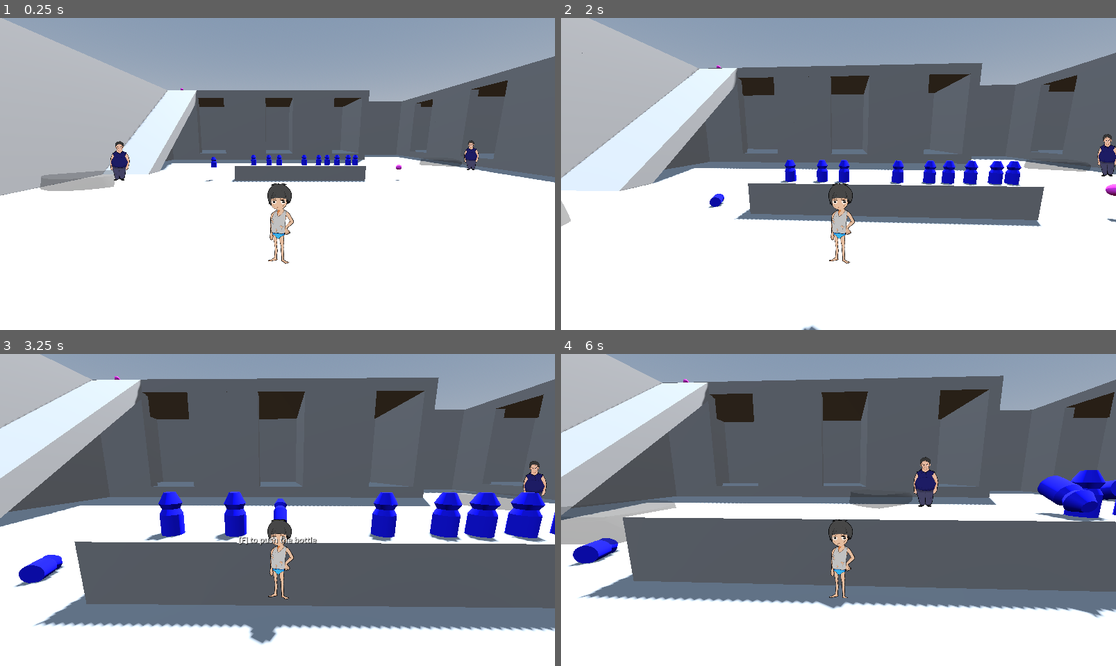
Above: before the commit, frames 1-4 (two rows, left to right).
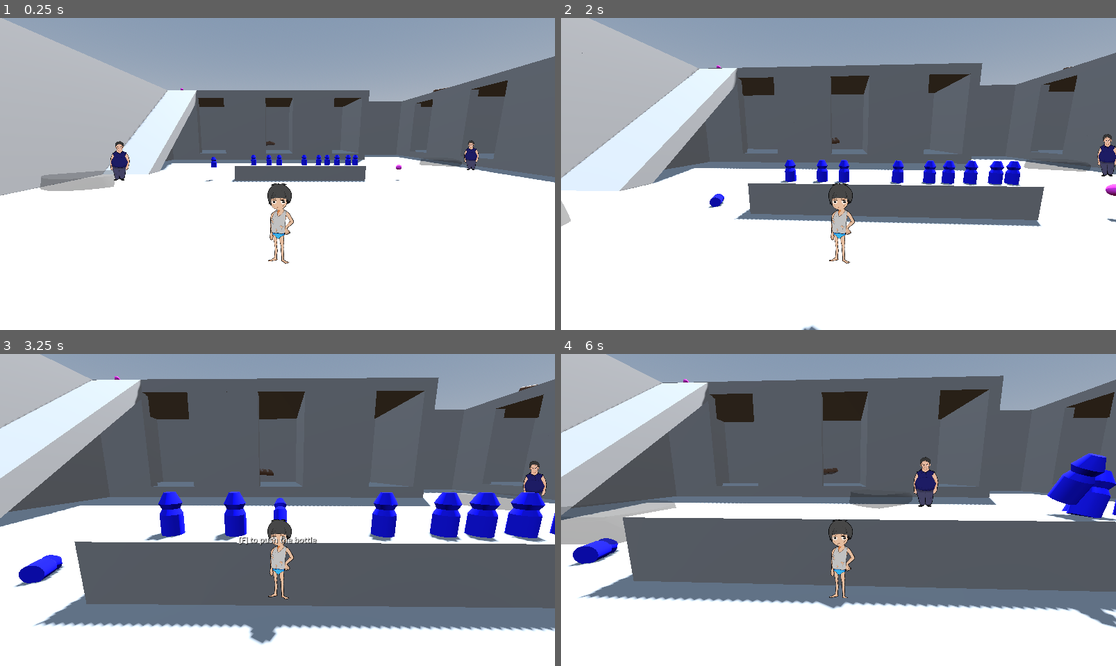
Above: after the commit, the same moments.

Repository: BetterBlood/Smoker_Guy
Game: Godot game, scene res://scenes/Tests/world_prototype.tscn
Two runs of this game, one before a commit and one after it. Both use one fixed random seed, a clock stepped at 60 frames per second and the inputs below. This scene is started directly instead of the project's main scene.
Inputs (mouse positions are in pixels of both pictures, inside the frame that each line leads up to):
- Up to frame 1 (0.25 s): no input
- Up to frame 2 (2 s): tap Enter (ui_accept) at 0.5 s; move the mouse to (866, 174) at 0.52 s; hold F (Interact) 0.53-1.28 s; hold W (move_forward) from 0.53 s (still down); tap Space (jump) at 0.77, 1.52 s; move the mouse to (810, 174) at 1.27 s; tap F (Interact) at 1.35 s
- Up to frame 3 (3.25 s): keep holding W (move_forward); move the mouse to (288, 503) at 2.02 s; hold F (Interact) 2.03-2.78 s; click (288, 503) at 2.1 s; move the mouse to (271, 516) at 2.77 s; tap F (Interact) at 2.85 s; tap Space (jump) at 3.02 s
- Up to frame 4 (6 s): move the mouse to (877, 513) at 3.52 s; hold F (Interact) 3.53-4.28 s; tap Space (jump) at 3.77, 4.52 s; move the mouse to (794, 506) at 4.27 s; click (794, 506) at 4.35 s; tap F (Interact) at 4.55, 5.85 s; move the mouse to (844, 510) at 5.02 s; hold F (Interact) 5.03-5.78 s; move the mouse to (816, 503) at 5.77 s; release W (move_forward) at 5.78 s; hold D (move_right) from 5.78 s (still down)

The runs differ from the first frame. In frame 1, less than 0.1% of the frame differs, in the area x 47-82%, y 22-41%; in frame 2, less than 0.1%; in frame 3, 0.2%; in frame 4, 2.0%, in the area x 2-100%, y 31-88%.

Commit message:
Wining condition

Diff:
--- a/scenes/Interactions/bottle.tscn
+++ b/scenes/Interactions/bottle.tscn
@@ -75,10 +75,10 @@
 [node name="DeleteTime" type="Timer" parent="."]
 wait_time = 3.0
 
-[node name="Area3D" type="Area3D" parent="."]
+[node name="SoundEmitterArea" type="Area3D" parent="."]
 transform = Transform3D(1, 0, 0, 0, 1, 0, 0, 0, 1, 0, -0.0869864, 0)
 
-[node name="CollisionShape3D" type="CollisionShape3D" parent="Area3D"]
+[node name="CollisionShape3D" type="CollisionShape3D" parent="SoundEmitterArea"]
 transform = Transform3D(1, 0, 0, 0, 1, 0, 0, 0, 1, 0, 0.124066, 0)
 shape = SubResource("CylinderShape3D_1kqai")
 
@@ -87,4 +87,4 @@
 shape = SubResource("CylinderShape3D_3ff2j")
 
 [connection signal="timeout" from="DeleteTime" to="." method="_on_delete_time_timeout"]
-[connection signal="body_entered" from="Area3D" to="." method="_on_area_3d_body_entered"]
+[connection signal="body_entered" from="SoundEmitterArea" to="." method="_on_area_3d_body_entered"]
--- /dev/null
+++ b/scenes/Interactions/chocolate.tscn
@@ -0,0 +1,16 @@
+[gd_scene load_steps=5 format=3 uid="uid://bpf83ehfyblos"]
+
+[ext_resource type="PackedScene" uid="uid://dxgwkae02ctgp" path="res://assets/chocolate.glb" id="1_5s74n"]
+[ext_resource type="Script" path="res://scripts/Interactions/chocolate.gd" id="2_d46an"]
+[ext_resource type="PackedScene" uid="uid://b6bkqjtbsmj8k" path="res://scenes/Interactions/interactions_detector.tscn" id="3_7cqyi"]
+
+[sub_resource type="SphereShape3D" id="SphereShape3D_ueyd4"]
+radius = 2.0
+
+[node name="chocolate" instance=ExtResource("1_5s74n")]
+script = ExtResource("2_d46an")
+
+[node name="InteractionsDetector" parent="." index="1" instance=ExtResource("3_7cqyi")]
+
+[node name="CollisionShape3D" type="CollisionShape3D" parent="InteractionsDetector" index="0"]
+shape = SubResource("SphereShape3D_ueyd4")
--- a/scenes/Tests/world_prototype.tscn
+++ b/scenes/Tests/world_prototype.tscn
@@ -10,6 +10,7 @@
 [ext_resource type="PackedScene" uid="uid://sds64ovbu4" path="res://scenes/options.tscn" id="7_mtnrq"]
 [ext_resource type="PackedScene" uid="uid://bka3q3ssyynh4" path="res://scenes/Interactions/bottle.tscn" id="8_123fh"]
 [ext_resource type="PackedScene" uid="uid://c7whgqwiiu1e1" path="res://scenes/Interactions/interaction_static.tscn" id="9_64imp"]
+[ext_resource type="PackedScene" uid="uid://bpf83ehfyblos" path="res://scenes/Interactions/chocolate.tscn" id="11_ldcuy"]
 
 [sub_resource type="ProceduralSkyMaterial" id="ProceduralSkyMaterial_py0p5"]
 sky_horizon_color = Color(0.64625, 0.65575, 0.67075, 1)
@@ -25,6 +26,7 @@
 
 [node name="WorldPrototype" type="Node3D"]
 script = ExtResource("1_wahwy")
+chocolate_number_to_win = 4
 
 [node name="Player" parent="." instance=ExtResource("3_bry32")]
 transform = Transform3D(1, 0, 0, 0, 1, 0, 0, 0, 1, 11.769, 2.81193, 12.8654)
@@ -167,42 +169,66 @@
 [node name="Marker3D2" type="Marker3D" parent="GuardDistractionToEscapePrisonExample"]
 transform = Transform3D(1, 0, 0, 0, 1, 0, 0, 0, 1, -17.2401, 1.55153, 8.73017)
 
-[node name="Bottle" parent="." node_paths=PackedStringArray("player") instance=ExtResource("8_123fh")]
-transform = Transform3D(1, 0, 0, 0, 1, 0, 0, 0, 1, 17.8449, 2.2377, -0.0035243)
-player = NodePath("../Player")
-
-[node name="Bottle2" parent="." node_paths=PackedStringArray("player") instance=ExtResource("8_123fh")]
-transform = Transform3D(1, 0, 0, 0, 1, 0, 0, 0, 1, 17.2864, 2.2377, -0.0035243)
-player = NodePath("../Player")
-
-[node name="Bottle3" parent="." node_paths=PackedStringArray("player") instance=ExtResource("8_123fh")]
-transform = Transform3D(1, 0, 0, 0, 1, 0, 0, 0, 1, 16.4203, 2.2377, -0.0035243)
-player = NodePath("../Player")
-
-[node name="Bottle4" parent="." node_paths=PackedStringArray("player") instance=ExtResource("8_123fh")]
-transform = Transform3D(1, 0, 0, 0, 1, 0, 0, 0, 1, 15.6549, 2.2377, -0.0035243)
-player = NodePath("../Player")
-
-[node name="Bottle5" parent="." node_paths=PackedStringArray("player") instance=ExtResource("8_123fh")]
-transform = Transform3D(1, 0, 0, 0, 1, 0, 0, 0, 1, 14.994, 2.2377, -0.0035243)
-player = NodePath("../Player")
-
-[node name="Bottle6" parent="." node_paths=PackedStringArray("player") instance=ExtResource("8_123fh")]
-transform = Transform3D(1, 0, 0, 0, 1, 0, 0, 0, 1, 13.8643, 2.2377, -0.0035243)
-player = NodePath("../Player")
-
-[node name="Bottle7" parent="." node_paths=PackedStringArray("player") instance=ExtResource("8_123fh")]
-transform = Transform3D(1, 0, 0, 0, 1, 0, 0, 0, 1, 11.9131, 2.2377, -0.0035243)
-player = NodePath("../Player")
-
-[node name="Bottle8" parent="." node_paths=PackedStringArray("player") instance=ExtResource("8_123fh")]
-transform = Transform3D(1, 0, 0, 0, 1, 0, 0, 0, 1, 11.1029, 2.2377, -0.0035243)
-player = NodePath("../Player")
-
-[node name="Bottle9" parent="." node_paths=PackedStringArray("player") instance=ExtResource("8_123fh")]
-transform = Transform3D(1, 0, 0, 0, 1, 0, 0, 0, 1, 9.90921, 2.2377, -0.0035243)
-player = NodePath("../Player")
-
-[node name="Bottle10" parent="." node_paths=PackedStringArray("player") instance=ExtResource("8_123fh")]
-transform = Transform3D(1, 0, 0, 0, 1, 0, 0, 0, 1, 6.79057, 2.2377, -0.0035243)
-player = NodePath("../Player")
+[node name="Bottles" type="Node3D" parent="."]
+transform = Transform3D(1, 0, 0, 0, 1, 0, 0, 0, 1, 13, 3, 8)
+
+[node name="Bottle" parent="Bottles" node_paths=PackedStringArray("player") instance=ExtResource("8_123fh")]
+transform = Transform3D(1, 0, 0, 0, 1, 0, 0, 0, 1, 4.8449, -0.762297, -8.00352)
+player = NodePath("../../Player")
+
+[node name="Bottle2" parent="Bottles" node_paths=PackedStringArray("player") instance=ExtResource("8_123fh")]
+transform = Transform3D(1, 0, 0, 0, 1, 0, 0, 0, 1, 4.2864, -0.762297, -8.00352)
+player = NodePath("../../Player")
+
+[node name="Bottle3" parent="Bottles" node_paths=PackedStringArray("player") instance=ExtResource("8_123fh")]
+transform = Transform3D(1, 0, 0, 0, 1, 0, 0, 0, 1, 3.4203, -0.762297, -8.00352)
+player = NodePath("../../Player")
+
+[node name="Bottle4" parent="Bottles" node_paths=PackedStringArray("player") instance=ExtResource("8_123fh")]
+transform = Transform3D(1, 0, 0, 0, 1, 0, 0, 0, 1, 2.6549, -0.762297, -8.00352)
+player = NodePath("../../Player")
+
+[node name="Bottle5" parent="Bottles" node_paths=PackedStringArray("player") instance=ExtResource("8_123fh")]
+transform = Transform3D(1, 0, 0, 0, 1, 0, 0, 0, 1, 1.994, -0.762297, -8.00352)
+player = NodePath("../../Player")
+
+[node name="Bottle6" parent="Bottles" node_paths=PackedStringArray("player") instance=ExtResource("8_123fh")]
+transform = Transform3D(1, 0, 0, 0, 1, 0, 0, 0, 1, 0.8643, -0.762297, -8.00352)
+player = NodePath("../../Player")
+
+[node name="Bottle7" parent="Bottles" node_paths=PackedStringArray("player") instance=ExtResource("8_123fh")]
+transform = Transform3D(1, 0, 0, 0, 1, 0, 0, 0, 1, -1.0869, -0.762297, -8.00352)
+player = NodePath("../../Player")
+
+[node name="Bottle8" parent="Bottles" node_paths=PackedStringArray("player") instance=ExtResource("8_123fh")]
+transform = Transform3D(1, 0, 0, 0, 1, 0, 0, 0, 1, -1.8971, -0.762297, -8.00352)
+player = NodePath("../../Player")
+
+[node name="Bottle9" parent="Bottles" node_paths=PackedStringArray("player") instance=ExtResource("8_123fh")]
+transform = Transform3D(1, 0, 0, 0, 1, 0, 0, 0, 1, -3.09079, -0.762297, -8.00352)
+player = NodePath("../../Player")
+
+[node name="Bottle10" parent="Bottles" node_paths=PackedStringArray("player") instance=ExtResource("8_123fh")]
+transform = Transform3D(1, 0, 0, 0, 1, 0, 0, 0, 1, -6.20943, -0.762297, -8.00352)
+player = NodePath("../../Player")
+
+[node name="WiningCondition" type="Node3D" parent="."]
+transform = Transform3D(1, 0, 0, 0, 1, 0, 0, 0, 1, 11.769, 2.81193, 12.8654)
+
+[node name="chocolate" parent="WiningCondition" node_paths=PackedStringArray("player") instance=ExtResource("11_ldcuy")]
+transform = Transform3D(1, 0, 0, 0, 1, 0, 0, 0, 1, 28.2049, 8.87793, -33.9708)
+player = NodePath("../../Player")
+
+[node name="chocolate2" parent="WiningCondition" node_paths=PackedStringArray("player") instance=ExtResource("11_ldcuy")]
+transform = Transform3D(1, 0, 0, 0, 1, 0, 0, 0, 1, -1.78113, 0, -30.5034)
+player = NodePath("../../Player")
+
+[node name="chocolate3" parent="WiningCondition" node_paths=PackedStringArray("player") instance=ExtResource("11_ldcuy")]
+transform = Transform3D(1, 0, 0, 0, 1, 0, 0, 0, 1, -33.5947, -1.19423, -3.08154)
+player = NodePath("../../Player")
+
+[node name="chocolate4" parent="WiningCondition" node_paths=PackedStringArray("player") instance=ExtResource("11_ldcuy")]
+transform = Transform3D(1, 0, 0, 0, 1, 0, 0, 0, 1, 6.25706, 0, 5.66434)
+player = NodePath("../../Player")
+
+[connection signal="chocolate_colected_signal" from="Player" to="." method="_on_player_chocolate_colected_signal"]
--- /dev/null
+++ b/scripts/Interactions/chocolate.gd
@@ -0,0 +1,27 @@
+extends Node3D
+
+@onready var interactionDetector:= $InteractionsDetector
+
+@export var interactionToDisplay: String = "collect"
+@export var player: Player
+
+var amplitude = 0.5
+var frequency = 1.0
+var time = randf()*4
+@onready var default_pos = $".".position
+var rotation_tween = null
+
+
+func _ready() -> void:
+	interactionDetector.interact = Callable(self, "_action_on_interact")
+	if !interactionToDisplay.is_empty():
+		interactionDetector.actionName = interactionToDisplay
+
+	rotation_tween = get_tree().create_tween().set_loops()
+	rotation_tween.tween_property(self, "rotation", Vector3(0, 2*PI, 0), 5).from(Vector3(0, 0, 0))
+
+func _action_on_interact() -> void:
+	if player != null:
+		rotation_tween.kill()
+		player.collect_chocolate()
+		queue_free()
--- a/scripts/Tests/world_prototype.gd
+++ b/scripts/Tests/world_prototype.gd
@@ -1,6 +1,14 @@
 extends Node3D
 @onready var options: OptionsMenu = $Options
+@export var chocolate_number_to_win:= 1
 
 func _ready() -> void:
 	options.hide()
 	options.is_open = false
+
+
+func _on_player_chocolate_colected_signal(number: int) -> void:
+	if number >= chocolate_number_to_win:
+		print("TODO : WIIIIIIIIN -> victory scene ?, return to main menu ?")
+	else:
+		print("TODO : update number of guards or speed ? TODO GUI : choc/tot: ", number, "/", chocolate_number_to_win)
--- a/scripts/player.gd
+++ b/scripts/player.gd
@@ -18,6 +18,9 @@
 const crouch_mult = 0.3
 var sound_mult = 1
 @onready var world: Node3D = $".."
+
+var chocolate_colected := 0
+signal chocolate_colected_signal(number:int)
 
 # Called when the node enters the scene tree for the first time.
 func _ready() -> void:
@@ -130,3 +133,8 @@
 
 func call_heal(amount: int) -> void:
 	print("TODO: handle heal on player")
+
+
+func collect_chocolate() -> void:
+	chocolate_colected += 1
+	chocolate_colected_signal.emit(chocolate_colected)
Binary file added: assets/chocolate.glb
Not shown: 1 places in scenes/Tests/world_prototype.tscn that only renumber resources
Not shown: 1 places in scenes/player.tscn that only renumber resources
